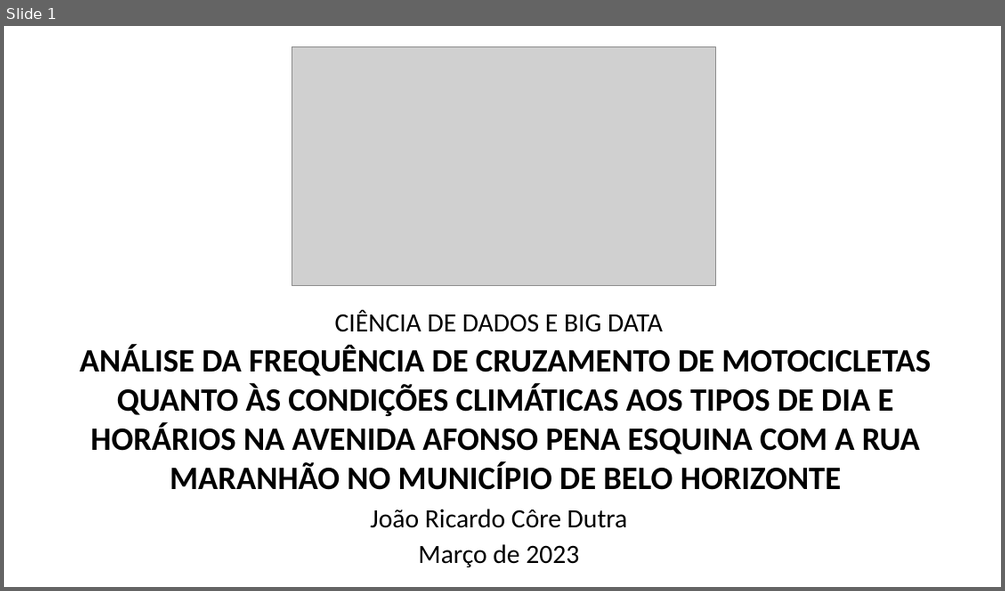
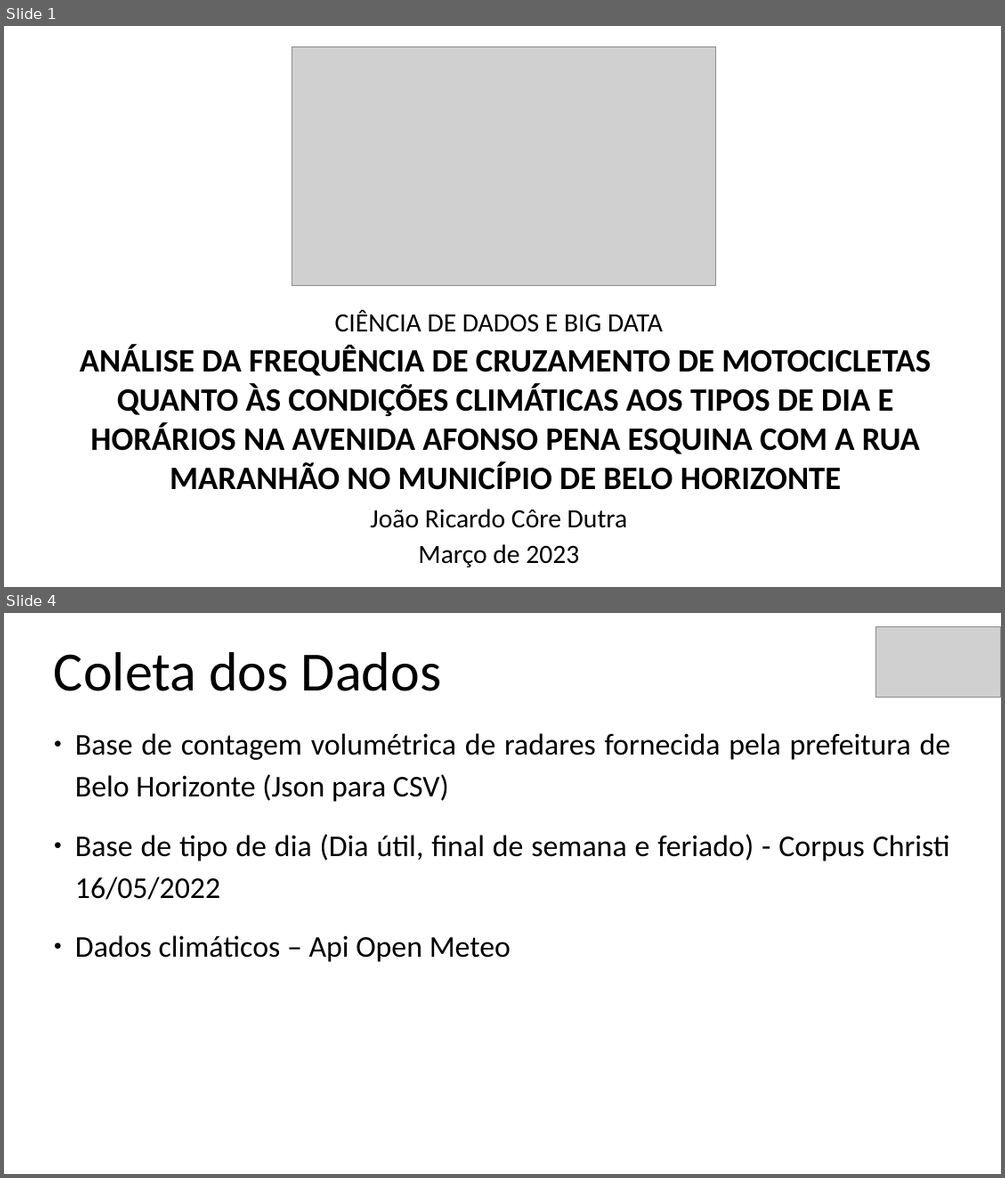
Before and after one commit to jrdutra/tcc_ciencia_de_dados_puc_minas, a slide deck: Apresentacao.odp. Shown one above the other, each under a label of ours: slide 1 before the commit, slides 1 and 4 after it; the slides between them are not shown. The pictures are 1005x591 and 1005x1178 pixels, drawn with LibreOffice and Linux fonts; fonts in the diff are those of the drawing; grey boxes stand for pictures. Boxes give left, top, right and bottom in pixels: in the first picture for what was removed or moved away, otherwise in the second. Text is boxed around its words. In the diff, an @@ line names an element or a change of style, - is before the commit and + after.

```diff
--- a/Apresentacao.odp
+++ b/Apresentacao.odp
@@ slide 4 added at (x1=4, y1=613, x2=1001, y2=1174), background #FFFFFF @@
@@ picture added at (x1=877, y1=627, x2=1001, y2=698) @@
@@ title added at (x1=54, y1=652, x2=441, y2=691), 44 pt, text #000000 @@
+Coleta dos Dados
@@ subtitle added at (x1=75, y1=733, x2=951, y2=962), 24 pt, text #000000 @@
+● Base de contagem volumétrica de radares fornecida pela prefeitura de Belo Horizonte (Json para CSV)
+● Base de tipo de dia (Dia útil, final de semana e feriado) - Corpus Christi 16/05/2022
+● Dados climáticos – Api Open Meteo
```
Also in this commit, not shown: 15 other slides added, 1 slide removed, 3 other files.
